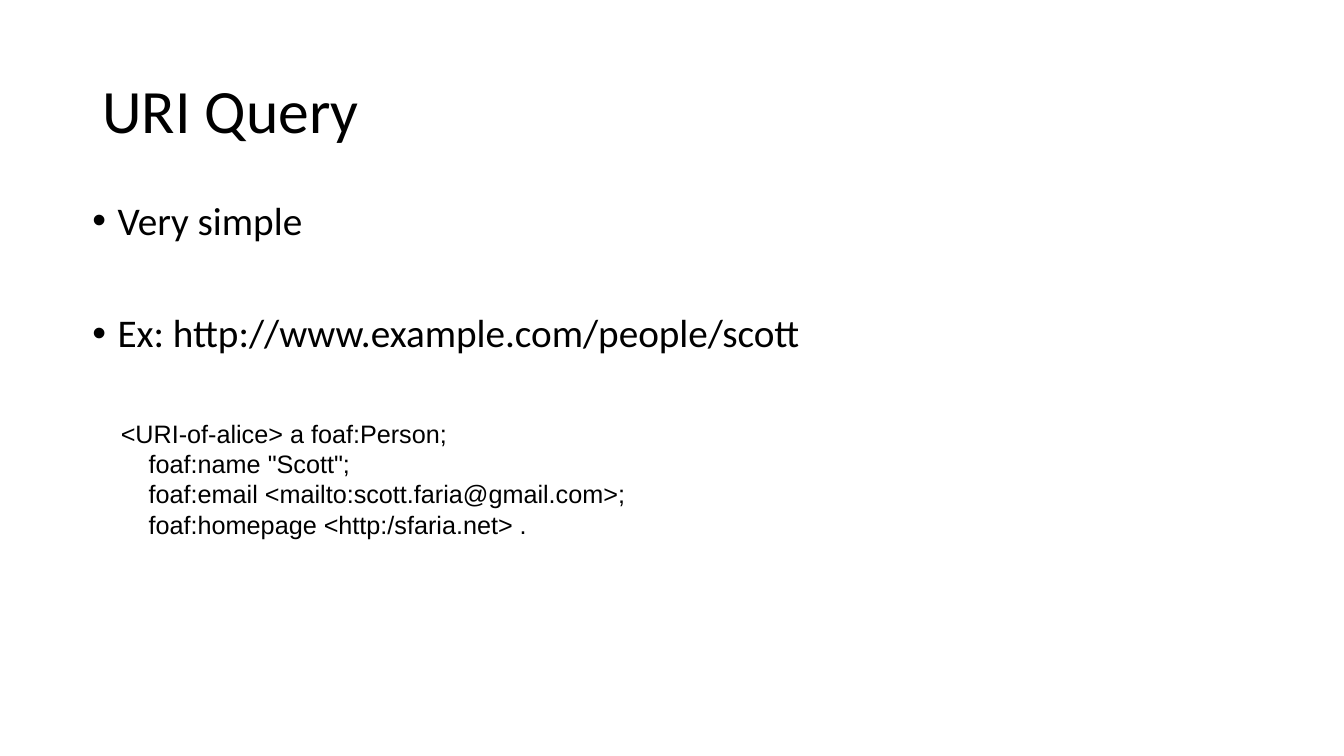
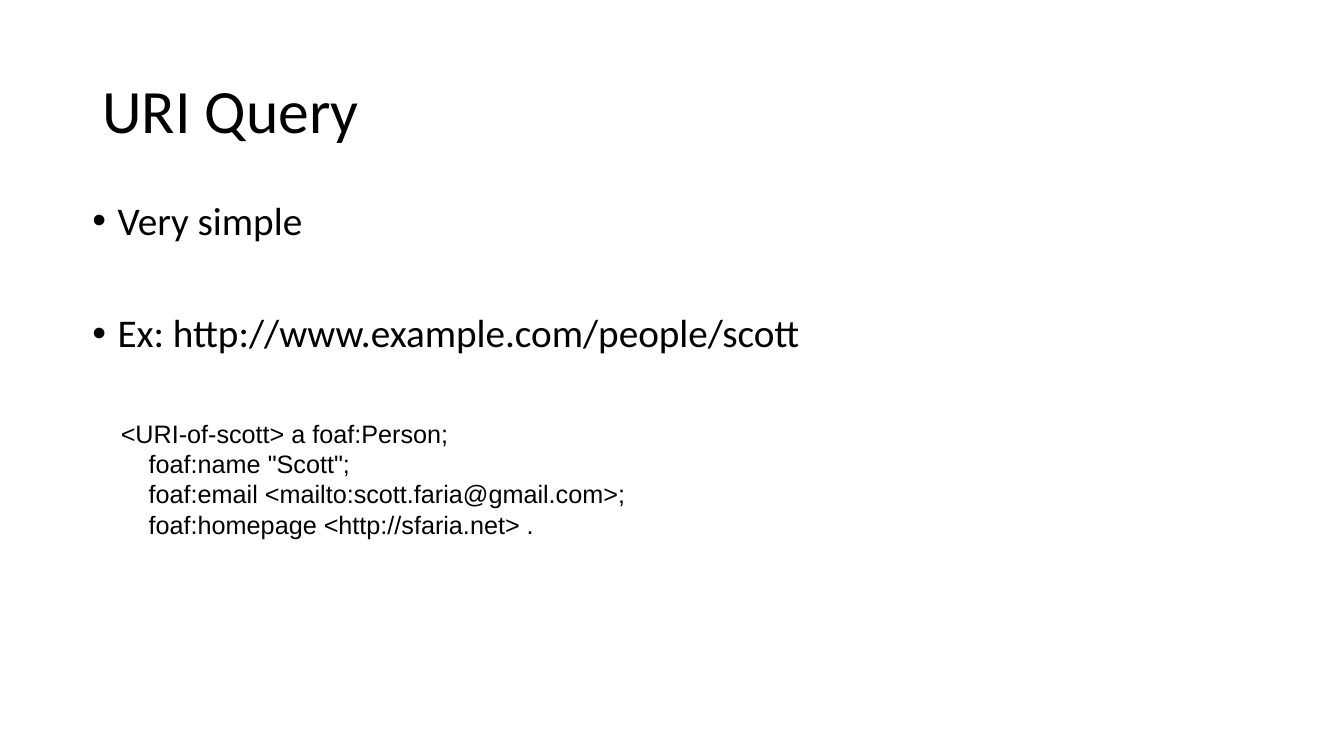
Before and after one commit to sfaria/triplestore_demo, a slide deck: slide 11 of triplestores.odp. Drawn at 1344x756 pixels with LibreOffice and Linux fonts; fonts in the diff are those of the drawing. Boxes give left, top, right and bottom in pixels: in the first picture for what was removed or moved away, otherwise in the second. Text is boxed around its words. In the diff, an @@ line names an element or a change of style, - is before the commit and + after.

```diff
--- a/triplestores.odp
+++ b/triplestores.odp
@@ text at [121,424,448,447]: text changed @@
-<URI-of-alice> a foaf:Person;
+<URI-of-scott> a foaf:Person;
@@ text at [149,515,520,539]: text changed @@
-foaf:homepage <http:/sfaria.net> .
+foaf:homepage <http://sfaria.net> .
```
Also in this commit, not shown: 5 other slides changed, 1 slide added, 1 slide removed, 1 other file.
